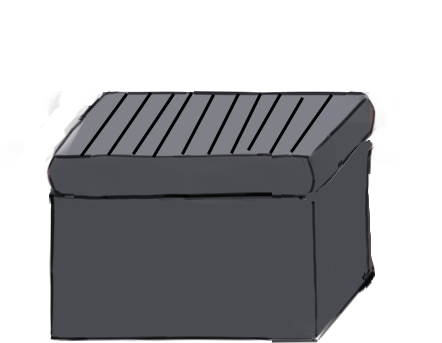
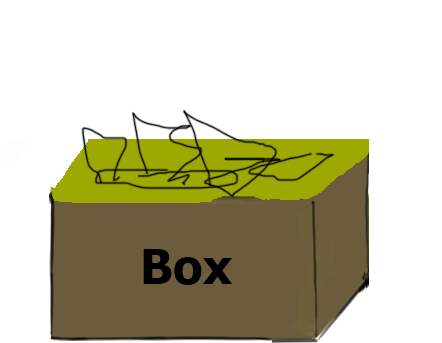
Revision of a layered 442 x 343 image; what changed, layer by layer:
removed layer "Shape 9" over [290, 94, 333, 153]
removed layer "Shape 8" over [269, 97, 304, 154]
removed layer "Shape 7" over [247, 93, 282, 151]
removed layer "Shape 6" over [230, 93, 262, 154]
removed layer "Shape 5" over [207, 93, 240, 155]
removed layer "Shape 4" over [181, 94, 215, 155]
removed layer "Shape 3" over [152, 92, 193, 158]
removed layer "Shape 2" over [132, 93, 175, 155]
removed layer "Shape 1" over [107, 92, 152, 156]
removed layer "Layer 0 copy" over [80, 93, 128, 157]
added layer "Box" above "Layer 0" over [143, 249, 232, 285]
painted on "Layer 0" over [39, 91, 399, 286]
